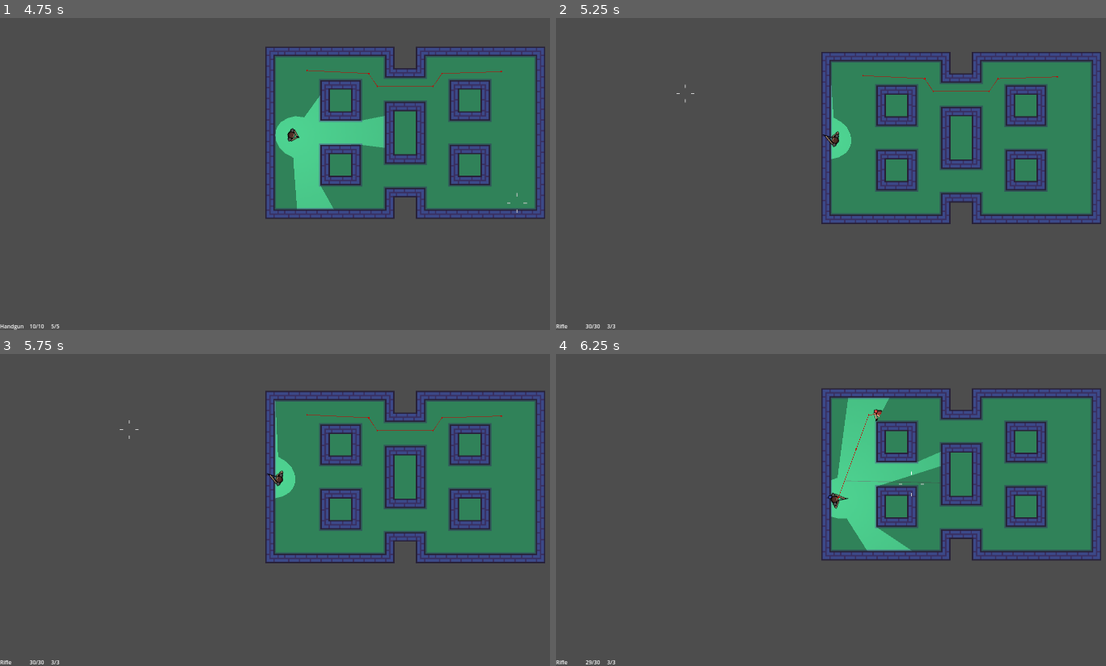
Above: before the commit, frames 1-4 (two rows, left to right).
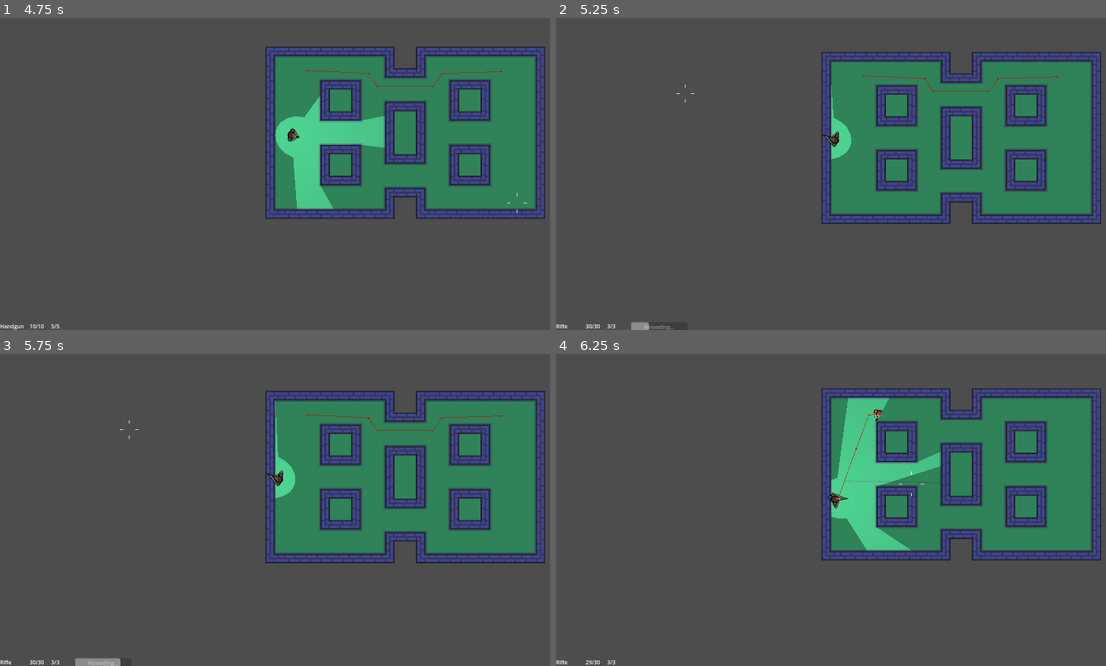
Above: after the commit, the same moments.

Repository: Odraz/clean-sweep
Game: Godot game, scene res://main.tscn
Two runs of this game, one before a commit and one after it. Both use one fixed random seed, a clock stepped at 60 frames per second and the inputs below.
Inputs (mouse positions are in pixels of both pictures, inside the frame that each line leads up to):
- Up to frame 1 (4.75 s): click "START" at 0.5 s; tap Enter at 1.25 s; move the mouse to (467, 130) at 1.27 s; hold D (move_right) 1.28-2.03 s; hold Right mouse button (gun_aim) 1.28-2.03 s; move the mouse to (192, 167) at 2.02 s; hold S (move_down) 2.03-2.78 s; tap 1 (gun_select_1) at 2.1 s; move the mouse to (385, 67) at 2.77 s; hold D (move_right) 2.78-3.53 s; tap 2 (gun_select_2) at 2.85 s; move the mouse to (291, 220) at 3.52 s; hold W (move_up) 3.53-4.28 s; tap 3 (gun_select_3) at 3.6 s; move the mouse to (517, 202) at 4.27 s; hold A (move_left) from 4.28 s (still down); tap Mouse wheel up (gun_select_next) at 4.35 s
- Up to frame 2 (5.25 s): keep holding A (move_left); tap R (gun_reload) at 4.9 s; move the mouse to (688, 92) at 5.02 s; tap Mouse wheel down (gun_select_previous) at 5.1 s
- Up to frame 3 (5.75 s): keep holding A (move_left)
- Up to frame 4 (6.25 s): move the mouse to (913, 485) at 5.77 s; release A (move_left) at 5.78 s; hold S (move_down) from 5.78 s (still down); click (913, 485) at 5.85 s

Frame 1 is identical in both runs. In frame 2, 0.1% of the frame differs, in the area x 13-22%, y 97-100%; in frame 3, 0.2%; in frame 4, nothing differs.

Commit message:
Added progress bar for reloading

Diff:
--- a/level_1.tscn
+++ b/level_1.tscn
@@ -504,6 +504,7 @@
 [connection signal="gun_changed" from="Player" to="Camera2D/PlayerGUI" method="_on_player_gun_changed"]
 [connection signal="gun_reloaded" from="Player" to="Camera2D/PlayerGUI" method="_on_player_gun_reloaded"]
 [connection signal="gun_shot" from="Player" to="Camera2D/PlayerGUI" method="_on_player_gun_shot"]
+[connection signal="gun_started_reloading" from="Player" to="Camera2D/PlayerGUI" method="_on_player_gun_started_reloading"]
 [connection signal="hit" from="Player" to="Mob" method="_on_player_hit"]
 [connection signal="player_died" from="Player" to="." method="_on_player_player_died"]
 [connection signal="hit" from="Mob" to="Player" method="_on_mob_hit"]
--- a/player.gd
+++ b/player.gd
@@ -4,6 +4,7 @@
 signal player_died()
 signal gun_changed(current_gun)
 signal gun_shot(current_gun)
+signal gun_started_reloading(current_gun)
 signal gun_reloaded(current_gun)
 
 const GUN_ANIMATIONS = {
@@ -57,7 +58,7 @@
 	handle_gun_selection()
 
 	if Input.is_action_just_pressed("gun_reload") and current_gun.magazines > 0:
-		current_gun.reload()
+		reload()
 
 
 func _on_gun_hit(collider: Object):
@@ -128,5 +129,11 @@
 	gun_changed.emit(current_gun)
 
 
+func reload():
+	current_gun.reload()
+
+	gun_started_reloading.emit(current_gun)
+
+
 func _on_gun_reloaded():
 	gun_reloaded.emit(current_gun)
--- a/player_gui.gd
+++ b/player_gui.gd
@@ -1,5 +1,4 @@
 extends CanvasLayer
-
 
 func _on_player_gun_changed(current_gun: Node2D):
 	match current_gun.type:
@@ -16,6 +15,10 @@
 	set_gun_ammo(current_gun)
 	set_gun_magazines(current_gun)
 
+	$ProgressBar.visible = false
+
+	$ProgressBar/Timer.stop()
+
 
 func _on_player_gun_shot(current_gun: Variant):
 	set_gun_ammo(current_gun)
@@ -27,3 +30,15 @@
 
 func set_gun_magazines(current_gun: Variant):
 	$GunMagazines.text = str(current_gun.magazines) + "/" + str(current_gun.magazine_count)
+
+
+func _on_player_gun_started_reloading(current_gun: Variant):
+	$ProgressBar.value = 0
+	$ProgressBar.visible = true
+	$ProgressBar.max_value = GunStats.GUN_STATS[current_gun.type][GunStats.GunStat.RELOAD_TIME] # 1 is 1 second, 2 is 2 seconds, etc.
+
+	$ProgressBar/Timer.start()
+
+
+func _on_timer_timeout():
+	$ProgressBar.value += 0.1
--- a/player_gui.tscn
+++ b/player_gui.tscn
@@ -36,3 +36,36 @@
 grow_vertical = 0
 size_flags_horizontal = 4
 text = "5/5"
+
+[node name="ProgressBar" type="ProgressBar" parent="."]
+visible = false
+anchors_preset = 2
+anchor_top = 1.0
+anchor_bottom = 1.0
+offset_left = 223.0
+offset_top = -23.0
+offset_right = 391.0
+offset_bottom = 4.0
+grow_vertical = 0
+show_percentage = false
+
+[node name="Timer" type="Timer" parent="ProgressBar"]
+wait_time = 0.1
+
+[node name="Label" type="Label" parent="ProgressBar"]
+layout_mode = 1
+anchors_preset = 8
+anchor_left = 0.5
+anchor_top = 0.5
+anchor_right = 0.5
+anchor_bottom = 0.5
+offset_left = -45.0
+offset_top = -11.5
+offset_right = 45.0
+offset_bottom = 11.5
+grow_horizontal = 2
+grow_vertical = 2
+theme_override_colors/font_color = Color(1, 1, 1, 0.443137)
+text = "Reloading..."
+
+[connection signal="timeout" from="ProgressBar/Timer" to="." method="_on_timer_timeout"]
